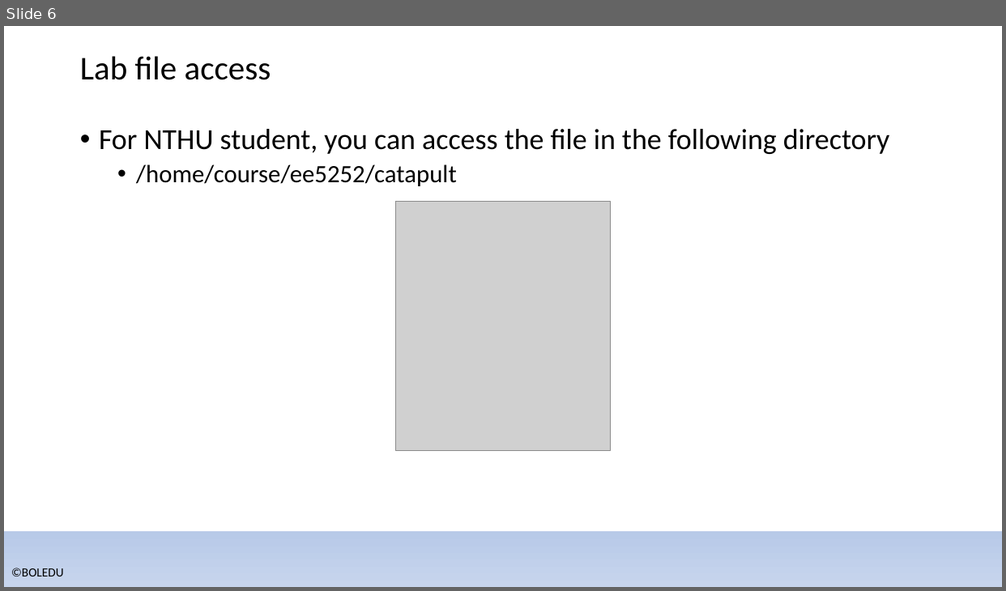
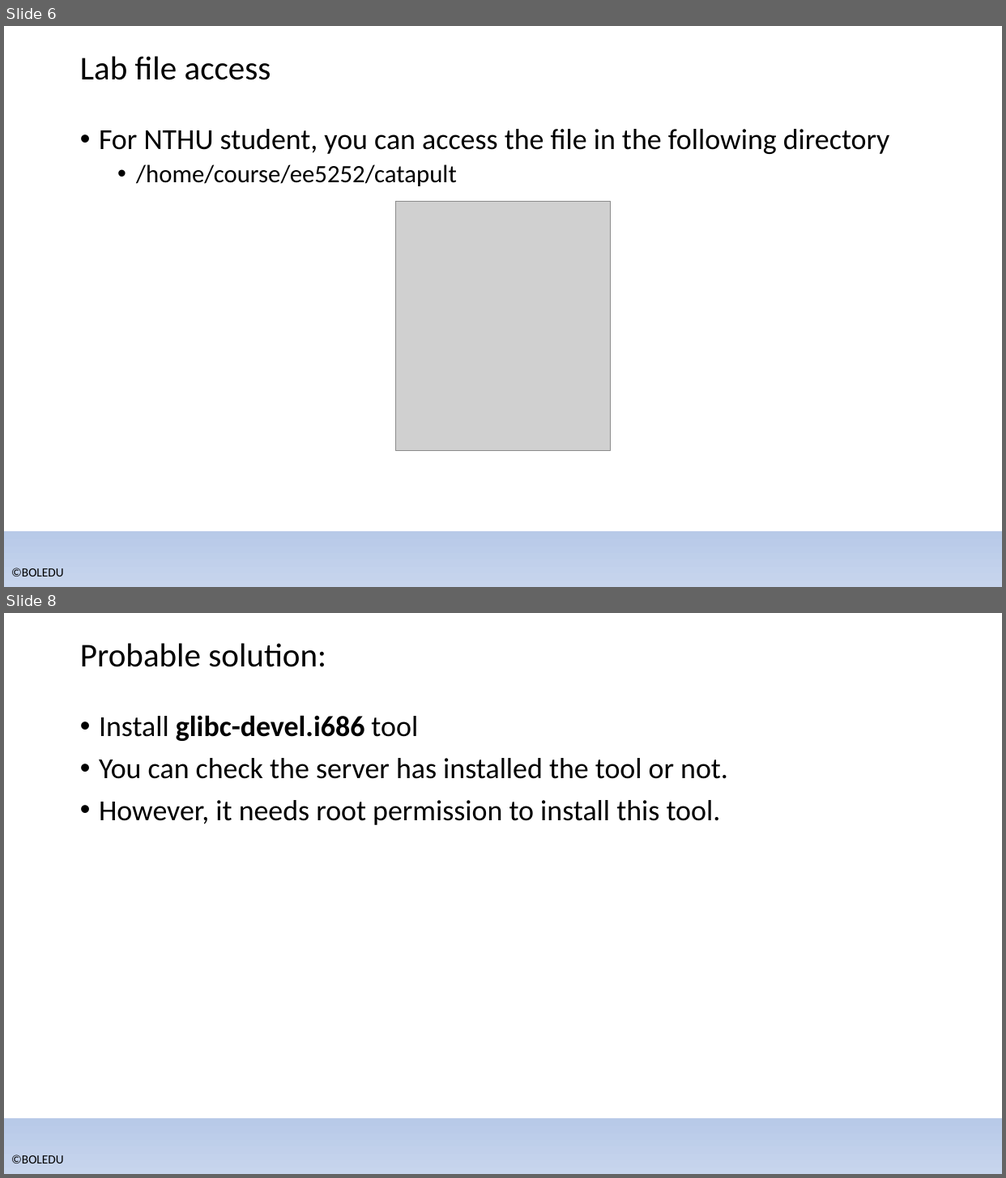
Before and after one commit to bol-edu/caravel-soc_fpga-lab, a slide deck: catapult_hls/catapult_setup(NTHU).pptx. Shown one above the other, each under a label of ours: slide 6 before the commit, slides 6 and 8 after it; the slides between them are not shown. The pictures are 1006x591 and 1006x1178 pixels, drawn with LibreOffice and Linux fonts; fonts in the diff are those of the drawing; grey boxes stand for pictures; background and template pictures are left out. Boxes give left, top, right and bottom in pixels: in the first picture for what was removed or moved away, otherwise in the second. Text is boxed around its words. In the diff, an @@ line names an element or a change of style, - is before the commit and + after.

```diff
--- a/catapult_hls/catapult_setup(NTHU).pptx
+++ b/catapult_hls/catapult_setup(NTHU).pptx
@@ slide 8 added at <box>4,613,1002,1174</box>, background gradient #F6F8FC to #ABC0E4 to #C7D5ED; not listed: 2 template elements that a slide beside it also shows @@
@@ title added at <box>80,643,326,667</box>, 32 pt, text #000000 @@
+Probable solution:
@@ text added at <box>99,715,728,825</box>, 28 pt, text #000000 @@
+• Install glibc-devel.i686 tool
+• You can check the server has installed the tool or not.
+• However, it needs root permission to install this tool.
```
Also in this commit, not shown: 3 other slides added.
